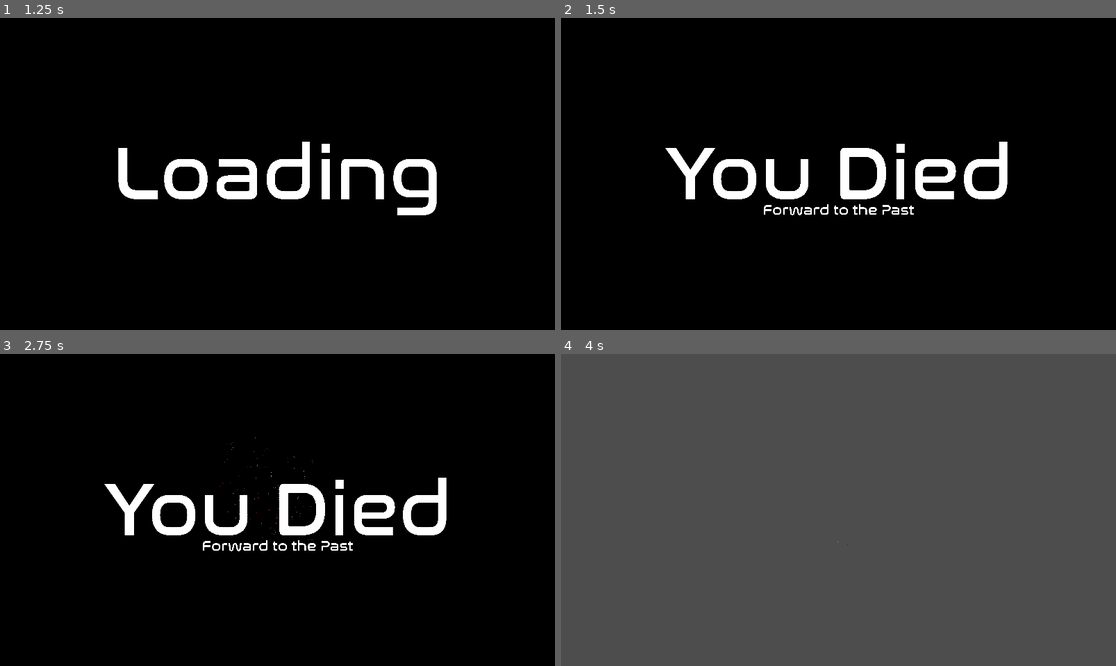
Above: before the commit, frames 1-4 (two rows, left to right).
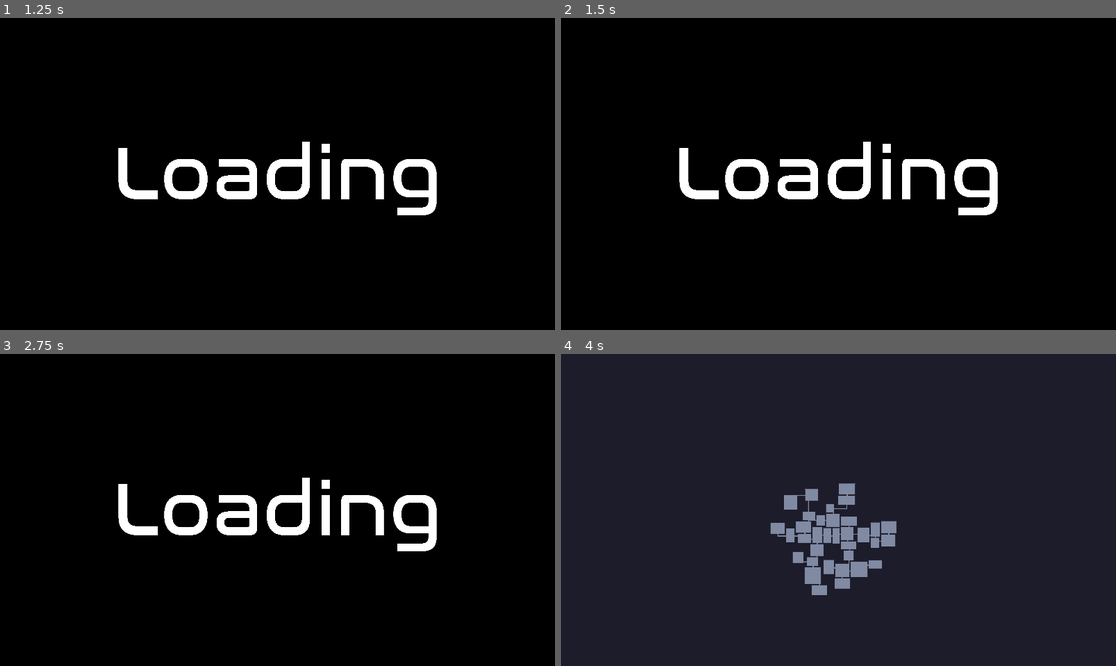
Above: after the commit, the same moments.

Repository: THenriques02/QuantumLoop
Game: Godot game, scene res://Scenes/UI/main_menu.tscn
Same seed, same stepped clock (60 frames per second), same inputs: the game is played once before the commit and once after it.
Inputs (mouse positions are in pixels of both pictures, inside the frame that each line leads up to):
- Up to frame 1 (1.25 s): click "Start Game" at 0.5 s
- Up to frame 2 (1.5 s): tap Enter (ui_accept) at 1.25 s; move the mouse to (960, 158) at 1.27 s; hold D (right) from 1.28 s (still down); hold Q (heal) from 1.28 s (still down); click (960, 158) at 1.42 s
- Up to frame 3 (2.75 s): tap Enter (ui_accept) at 1.52, 1.82, 2, 2.27, 2.57 s; tap 2 (rifle) at 1.55, 2.1 s; move the mouse to (166, 525) at 2.02 s; release D (right) at 2.03 s; release Q (heal) at 2.03 s; hold S (down) from 2.03 s (still down); tap 3 (shotgun) at 2.3 s
- Up to frame 4 (4 s): move the mouse to (894, 441) at 2.77 s; release S (down) at 2.78 s; hold D (right) 2.78-3.53 s; hold 3 (shotgun) 2.78-3.53 s; tap 4 (sniper) at 3.05, 3.6 s; tap Enter (ui_accept) at 3.5, 3.77, 3.8 s; move the mouse to (810, 572) at 3.52 s; hold Up (ui_up) from 3.53 s (still down); click (810, 572) at 3.67 s

Frame 1 is identical in both runs. In frame 2, 5.3% of the frame differs, in the area x 18-81%, y 39-64%; in frame 3, 5.3%; in frame 4, 100%, in the area x 0-100%, y 0-100%.
Error before the commit: Invalid access to property or key 'position' on a base object of type 'Nil'. (res://Scripts/Main/main.gd:101)

Commit message:
Fixed space bar/ enter behaviour

Diff:
--- a/Scripts/Main/main.gd
+++ b/Scripts/Main/main.gd
@@ -5,19 +5,19 @@
 var Player = preload("res://Scenes/Player/player.tscn")
 var Ui = preload("res://Scenes/UI/control.tscn")
 
-#Corpse
+# Corpse
 var Corpse_Loot = preload("res://Scenes/Loot/corpse_loot.tscn")
 
-#Enemies
+# Enemies
 var Slime = preload("res://Scenes/Enemies/slime.tscn")
 var Knight = preload("res://Scenes/Enemies/knight.tscn")
 var Boss_Knight = preload("res://Scenes/Enemies/boss_knight.tscn")
 
-#Objects
+# Objects
 var Chest = preload("res://Scenes/Dungeon/chest.tscn")
 var Weapon_Box = preload("res://Scenes/Dungeon/weapon_box.tscn")
 
-#loot
+# Loot
 var Health = preload("res://Scenes/Loot/health_potion.tscn")
 var Ammo = preload("res://Scenes/Loot/ammo.tscn")
 var Loot_Rifle = preload("res://Scenes/Loot/rifle.tscn")
@@ -28,27 +28,26 @@
 
 var ui_instance
 
-var tile_size = 16 # size of tile in the TileMap
+var tile_size = 16        # size of tile in the TileMap
 var margin_tiles = 500
-var num_rooms = 40 # numer of rooms to generate
-var min_size = 20   # minimum room size ( in tiles)
-var max_size = 40  # maximum room size (in tiles )
-var hspread = 20   # horizontal spread ( in pixels )
-var cull = 0.25     # chance to cull the room
-var seed = randi()
-
-var path           # AStar pathfinding object
+var num_rooms = 40        # number of rooms to generate
+var min_size = 20         # minimum room size (in tiles)
+var max_size = 40         # maximum room size (in tiles)
+var hspread = 20          # horizontal spread (in pixels)
+var cull = 0.25           # chance to cull the room
+
+var path                  # AStar pathfinding object
 var start_room = null
 var end_room = null
 var play_mode = false
 var player = null
 
 var era = 0
-var eras_rooms = {}
-var eras_paths = {}
-var path_switch = []
+var eras_rooms = {}       # era → [[Vector2 position, Vector2 size], ...]
+var eras_paths = {}       # era → [AStar2D_instance, path_switch_array]
+var path_switch = []      # bool array for corridor orientation
 var switch_index = 0
-var eras_corpses = {}
+var eras_corpses = {}     # era → [[pos, health_pots, rifle_picked, rifle_ammo, shotgun_picked, shotgun_ammo, sniper_picked, sniper_ammo], ...]
 
 func _ready():
 	randomize()
@@ -58,27 +57,6 @@
 	$Maintext.visible = false
 	$Subtext.visible = false
 
-
-"""
-func _draw():
-	if start_room:
-		draw_string(font, start_room.position, "start", 0, -1, 16, Color(1, 1, 1))
-	if end_room:
-		draw_string(font, end_room.position, "end", 0, -1, 16, Color(1, 1, 1))
-	if play_mode:
-		return
-	for room in $Rooms.get_children():
-		draw_rect(Rect2(room.position - room.size + room.size / 2, room.size), Color(0,1,0), false)
-	if path:
-		for p in path.get_point_ids():
-			for c in path.get_point_connections(p):
-				var pp = path.get_point_position(p)
-				var cp = path.get_point_position(c)
-				draw_line(pp,cp, Color(1,1,0), 5, true)
-
-func _process(delta):
-	queue_redraw()
-"""
 func _input(event):
 	if event.is_action_pressed("ui_page_down") and player:
 		_show_death_ui()
@@ -88,10 +66,23 @@
 		_show_survive_ui()
 		player_passed()
 
-	if event.is_action_pressed('ui_cancel'):
+	if event.is_action_pressed("ui_cancel"):
 		get_tree().quit()
 
-	if event.is_action_pressed('ui_accept'):
+	# Wait until:
+	#   1. not already in play_mode,
+	#   2. no Death/Survive overlay is visible,
+	#   3. start_room exists and is valid,
+	#   4. player is null (so we don't spawn twice).
+	if event.is_action_pressed("ui_accept") \
+			and not play_mode \
+			and not $Background.visible \
+			and start_room and is_instance_valid(start_room) \
+			and player == null:
+
+		# Immediately flip to play mode to block further 'accept' presses
+		play_mode = true
+
 		spawn_enemies()
 		spawn_objects()
 		spawn_corpses()
@@ -99,6 +90,8 @@
 		player = Player.instantiate()
 		add_child(player)
 		player.position = start_room.position
+		player.add_to_group("player")
+		player.connect("died", Callable(self, "i_died"))
 
 		await get_tree().create_timer(0.1).timeout
 
@@ -106,7 +99,7 @@
 		if cam:
 			cam.make_current()
 
-		var map_cam = self.get_node("Camera2D")
+		# Spawn and configure UI
 		ui_instance = Ui.instantiate()
 		ui_instance.get_node("UI/SubViewportContainer/SubViewport").set_player(player)
 		ui_instance.get_node("UI/SubViewportContainer/SubViewport").set_world(get_tree().root.world_2d)
@@ -117,7 +110,6 @@
 		ui_instance.get_node("UI/SniperAmmo/Label").connect_sniper(player.get_node("Sniper"))
 		$minimap.add_child(ui_instance)
 
-		play_mode = true
 
 func i_died():
 	_show_death_ui()
@@ -142,12 +134,11 @@
 	$Subtext.visible = true
 
 func spawn_enemies():
-	for room in$Rooms.get_children():
+	for room in $Rooms.get_children():
 		if room == end_room:
 			var boss = Boss_Knight.instantiate()
 			boss.position = room.position
 			$Enemies.add_child(boss)
-
 		elif room != start_room:
 			var enemy_count = randi_range(5, 10)
 			for i in range(enemy_count):
@@ -166,26 +157,25 @@
 
 func spawn_corpses():
 	if eras_corpses.has(era):
-			for corpses in eras_corpses[era]:
-				var corpse_loot = Corpse_Loot.instantiate()
-				corpse_loot.position = corpses[0]
-				corpse_loot.set_health_potions(corpses[1])
-				corpse_loot.set_rifle(corpses[2])
-				corpse_loot.set_rifle_ammo(corpses[3])
-				corpse_loot.set_shotgun(corpses[4])
-				corpse_loot.set_shotgun_ammo(corpses[5])
-				corpse_loot.set_sniper(corpses[6])
-				corpse_loot.set_sniper_ammo(corpses[7])
-				$Corpses.add_child(corpse_loot)
+		for corpses in eras_corpses[era]:
+			var corpse_loot = Corpse_Loot.instantiate()
+			corpse_loot.position = corpses[0]
+			corpse_loot.set_health_potions(corpses[1])
+			corpse_loot.set_rifle(corpses[2])
+			corpse_loot.set_rifle_ammo(corpses[3])
+			corpse_loot.set_shotgun(corpses[4])
+			corpse_loot.set_shotgun_ammo(corpses[5])
+			corpse_loot.set_sniper(corpses[6])
+			corpse_loot.set_sniper_ammo(corpses[7])
+			$Corpses.add_child(corpse_loot)
 
 func spawn_objects():
 	for room in $Rooms.get_children():
 		if randf() < 0.5:
 			var num_objects = randi_range(1, 5)
 			for i in range(num_objects):
-
-				var half_w = room.size.x / 2 - (2*tile_size)
-				var half_h = room.size.y / 2 - (2*tile_size)
+				var half_w = room.size.x / 2 - (2 * tile_size)
+				var half_h = room.size.y / 2 - (2 * tile_size)
 				var rx = room.position.x + randf_range(-half_w, half_w)
 				var ry = room.position.y + randf_range(-half_h, half_h)
 
@@ -199,7 +189,6 @@
 						else:
 							loot = Ammo.instantiate()
 						loot.position = Vector2(rx, ry)
-
 				else:
 					object = Weapon_Box.instantiate()
 					var perc = randf()
@@ -219,38 +208,34 @@
 
 func make_rooms():
 	for i in range(num_rooms):
-		var pos = Vector2(randi_range(-hspread, hspread),0)
+		var pos = Vector2(randi_range(-hspread, hspread), 0)
 		var r = Room.instantiate()
 		var w = min_size + randi() % (max_size - min_size)
 		var h = min_size + randi() % (max_size - min_size)
-		r.make_room(pos, Vector2(w,h) * tile_size)
+		r.make_room(pos, Vector2(w, h) * tile_size)
 		$Rooms.add_child(r)
-	# wait for movement to stop
-	await(get_tree().create_timer(1.1).timeout)
+	await get_tree().create_timer(1.1).timeout
 
 	var room_positions = []
-	# cull rooms
 	for room in $Rooms.get_children():
 		if randf() < cull:
 			room.queue_free()
 		else:
 			room.freeze = true
 			room_positions.append(room.position)
-
-	await(get_tree().create_timer(1.1).timeout)
-
-	# generate a minimum spanning treee connecting the rooms
+	await get_tree().create_timer(1.1).timeout
+
+	# generate a minimum spanning tree connecting the rooms
 	path = find_mst(room_positions)
 
 func find_mst(nodes):
 	var path = AStar2D.new()
 	path.add_point(path.get_available_point_id(), nodes.pop_front())
 
-	#repeat until no more nodes remain
 	while nodes:
-		var min_dist = INF # Minimum distance so far
-		var min_p = null   # Position of that node
-		var p = null       # current position
+		var min_dist = INF
+		var min_p = null
+		var p = null
 		for p1 in path.get_point_ids():
 			var p_temp = path.get_point_position(p1)
 			for p2 in nodes:
@@ -268,14 +253,14 @@
 
 func make_map():
 	walls_floor_map.clear()
-	await(get_tree().create_timer(1.1).timeout)
+	await get_tree().create_timer(1.1).timeout
 	find_start_room()
 	find_end_room()
 
 	# Fill TileMap with walls, then carve empty rooms
 	var full_rect = Rect2()
 	for room in $Rooms.get_children():
-		var r = Rect2(room.position - room.size / 2 , room.size)
+		var r = Rect2(room.position - room.size / 2, room.size)
 		full_rect = full_rect.merge(r)
 
 	var margin_pixels = tile_size * margin_tiles
@@ -291,29 +276,28 @@
 	var corridors = []
 	for room in $Rooms.get_children():
 		var s = (room.size / tile_size).floor()  # size in tiles
-		var ul = ((room.position - room.size + room.size / 2))/tile_size  # top-left in tile coords
+		var ul = ((room.position - room.size + room.size / 2)) / tile_size  # top-left in tile coords
 
 		var count_x = 0
-
-		for x in range(s.x-1):
+		for x in range(s.x - 1):
 			var count_y = 0
-			for y in range(s.y-1):
+			for y in range(s.y - 1):
 				walls_floor_map.set_cell(Vector2i(ul.x + x, ul.y + y), 0, Vector2i(1, 6))
 				if count_x == 0 and count_y == 0:
 					walls_floor_map.set_cell(Vector2i(ul.x + x, ul.y + y), 0, Vector2i(3, 0))
-				elif count_x == s.x-2 and count_y == 0:
+				elif count_x == s.x - 2 and count_y == 0:
 					walls_floor_map.set_cell(Vector2i(ul.x + x, ul.y + y), 0, Vector2i(5, 0))
-				elif count_x == s.x-2 and count_y ==  s.y-2:
+				elif count_x == s.x - 2 and count_y == s.y - 2:
 					walls_floor_map.set_cell(Vector2i(ul.x + x, ul.y + y), 0, Vector2i(5, 3))
-				elif count_x == 0 and count_y == s.y-2:
+				elif count_x == 0 and count_y == s.y - 2:
 					walls_floor_map.set_cell(Vector2i(ul.x + x, ul.y + y), 0, Vector2i(3, 3))
 				elif count_y == 0:
 					walls_floor_map.set_cell(Vector2i(ul.x + x, ul.y + y), 0, Vector2i(1, 2))
-				elif count_y == s.y-2:
+				elif count_y == s.y - 2:
 					walls_floor_map.set_cell(Vector2i(ul.x + x, ul.y + y), 0, Vector2i(4, 3))
 				elif count_x == 0:
 					walls_floor_map.set_cell(Vector2i(ul.x + x, ul.y + y), 0, Vector2i(2, 1))
-				elif count_x == s.x-2:
+				elif count_x == s.x - 2:
 					walls_floor_map.set_cell(Vector2i(ul.x + x, ul.y + y), 0, Vector2i(5, 1))
 				count_y += 1
 			count_x += 1
@@ -324,7 +308,6 @@
 			if not conn in corridors:
 				var start = walls_floor_map.local_to_map(path.get_point_position(p))
 				var end = walls_floor_map.local_to_map(path.get_point_position(conn))
-
 				carve_path(start, end)
 		corridors.append(p)
 
@@ -339,8 +322,10 @@
 	# Carve a path between 2 points
 	var x_diff = sign(pos2.x - pos1.x)
 	var y_diff = sign(pos2.y - pos1.y)
-	if x_diff == 0: x_diff = pow(-1.0, randi() % 2)
-	if y_diff == 0: y_diff = pow(-1.0, randi() % 2)
+	if x_diff == 0:
+		x_diff = pow(-1.0, randi() % 2)
+	if y_diff == 0:
+		y_diff = pow(-1.0, randi() % 2)
 
 	# choose either x/y or y/x
 	var x_y = pos1
@@ -352,118 +337,111 @@
 			y_x = pos1
 		switch_index += 1
 	else:
-		var switch = false
+		var sw = false
 		if (randi() % 2) > 0:
 			x_y = pos2
 			y_x = pos1
-			switch = true
-		path_switch.append(switch)
+			sw = true
+		path_switch.append(sw)
 
 	if x_diff > 0:
-		if walls_floor_map.get_cell_atlas_coords(Vector2i(pos1.x,x_y.y)) == Vector2i(1,1):
-			walls_floor_map.set_cell(Vector2i(pos1.x - x_diff, x_y.y), 0,  Vector2i(2, 1))
-			walls_floor_map.set_cell(Vector2i(pos1.x - x_diff, x_y.y + y_diff), 0,  Vector2i(2, 1))
-
+		if walls_floor_map.get_cell_atlas_coords(Vector2i(pos1.x, x_y.y)) == Vector2i(1, 1):
+			walls_floor_map.set_cell(Vector2i(pos1.x - x_diff, x_y.y), 0, Vector2i(2, 1))
+			walls_floor_map.set_cell(Vector2i(pos1.x - x_diff, x_y.y + y_diff), 0, Vector2i(2, 1))
 	else:
-		if walls_floor_map.get_cell_atlas_coords(Vector2i(pos1.x,x_y.y)) == Vector2i(1,1):
-			walls_floor_map.set_cell(Vector2i(pos1.x - x_diff, x_y.y), 0,  Vector2i(0, 1))
-			walls_floor_map.set_cell(Vector2i(pos1.x - x_diff, x_y.y + y_diff), 0,  Vector2i(0, 1))
+		if walls_floor_map.get_cell_atlas_coords(Vector2i(pos1.x, x_y.y)) == Vector2i(1, 1):
+			walls_floor_map.set_cell(Vector2i(pos1.x - x_diff, x_y.y), 0, Vector2i(0, 1))
+			walls_floor_map.set_cell(Vector2i(pos1.x - x_diff, x_y.y + y_diff), 0, Vector2i(0, 1))
 
 	if y_diff > 0:
-		if walls_floor_map.get_cell_atlas_coords(Vector2i(y_x.x, pos1.y)) == Vector2i(1,1):
+		if walls_floor_map.get_cell_atlas_coords(Vector2i(y_x.x, pos1.y)) == Vector2i(1, 1):
 			walls_floor_map.set_cell(Vector2i(y_x.x, pos1.y - y_diff), 0, Vector2i(1, 2))
 			walls_floor_map.set_cell(Vector2i(y_x.x + x_diff, pos1.y - y_diff), 0, Vector2i(1, 2))
 	else:
-		if walls_floor_map.get_cell_atlas_coords(Vector2i(y_x.x, pos1.y)) == Vector2i(1,1):
+		if walls_floor_map.get_cell_atlas_coords(Vector2i(y_x.x, pos1.y)) == Vector2i(1, 1):
 			walls_floor_map.set_cell(Vector2i(y_x.x, pos1.y - y_diff), 0, Vector2i(1, 0))
 			walls_floor_map.set_cell(Vector2i(y_x.x + x_diff, pos1.y - y_diff), 0, Vector2i(1, 0))
 
-
-
-
 	for x in range(pos1.x, pos2.x, x_diff):
-		if walls_floor_map.get_cell_atlas_coords(Vector2i(x,x_y.y)) == Vector2i(1,6) and walls_floor_map.get_cell_atlas_coords(Vector2i(x,x_y.y + y_diff)) == Vector2i(1,6):
+		if walls_floor_map.get_cell_atlas_coords(Vector2i(x, x_y.y)) == Vector2i(1, 6) and walls_floor_map.get_cell_atlas_coords(Vector2i(x, x_y.y + y_diff)) == Vector2i(1, 6):
 			continue
-		var tile_2y_diff =  walls_floor_map.get_cell_atlas_coords(Vector2i(x,x_y.y + 2 * y_diff))
-		var tile_neg_y_diff =  walls_floor_map.get_cell_atlas_coords(Vector2i(x,x_y.y - y_diff))
+		var tile_2y_diff = walls_floor_map.get_cell_atlas_coords(Vector2i(x, x_y.y + 2 * y_diff))
+		var tile_neg_y_diff = walls_floor_map.get_cell_atlas_coords(Vector2i(x, x_y.y - y_diff))
 
 		if y_diff > 0:
-			# Walls
-			if tile_2y_diff == Vector2i(1,1):
-				walls_floor_map.set_cell(Vector2i(x, x_y.y + 2 * y_diff), 0,  Vector2i(4, 3))
-			elif tile_2y_diff == Vector2i(3,3) or tile_2y_diff == Vector2i(5,3):
-				walls_floor_map.set_cell(Vector2i(x, x_y.y + 2 * y_diff), 0,  Vector2i(4, 3))
-			elif tile_2y_diff == Vector2i(2,1):
-				walls_floor_map.set_cell(Vector2i(x, x_y.y + 2 * y_diff), 0,  Vector2i(2, 0))
-			elif tile_2y_diff == Vector2i(5,1):
-				walls_floor_map.set_cell(Vector2i(x, x_y.y + 2 * y_diff), 0,  Vector2i(0, 0))
-
-			if 	tile_neg_y_diff == Vector2i(1,1):
-				walls_floor_map.set_cell(Vector2i(x, x_y.y - y_diff), 0,  Vector2i(1, 2))
-			elif tile_neg_y_diff == Vector2i(3,0) or tile_neg_y_diff == Vector2i(5,0):
-				walls_floor_map.set_cell(Vector2i(x, x_y.y - y_diff), 0,  Vector2i(1, 2))
-			elif tile_neg_y_diff == Vector2i(2,1):
-				walls_floor_map.set_cell(Vector2i(x, x_y.y - y_diff), 0,  Vector2i(2, 2))
-			elif tile_neg_y_diff == Vector2i(5,1):
-				walls_floor_map.set_cell(Vector2i(x, x_y.y - y_diff), 0,  Vector2i(0, 2))
-
+			if tile_2y_diff == Vector2i(1, 1):
+				walls_floor_map.set_cell(Vector2i(x, x_y.y + 2 * y_diff), 0, Vector2i(4, 3))
+			elif tile_2y_diff == Vector2i(3, 3) or tile_2y_diff == Vector2i(5, 3):
+				walls_floor_map.set_cell(Vector2i(x, x_y.y + 2 * y_diff), 0, Vector2i(4, 3))
+			elif tile_2y_diff == Vector2i(2, 1):
+				walls_floor_map.set_cell(Vector2i(x, x_y.y + 2 * y_diff), 0, Vector2i(2, 0))
+			elif tile_2y_diff == Vector2i(5, 1):
+				walls_floor_map.set_cell(Vector2i(x, x_y.y + 2 * y_diff), 0, Vector2i(0, 0))
+
+			if tile_neg_y_diff == Vector2i(1, 5):
+				walls_floor_map.set_cell(Vector2i(x, x_y.y - y_diff), 0, Vector2i(1, 2))
+			elif tile_neg_y_diff == Vector2i(3, 0) or tile_neg_y_diff == Vector2i(5, 0):
+				walls_floor_map.set_cell(Vector2i(x, x_y.y - y_diff), 0, Vector2i(1, 2))
+			elif tile_neg_y_diff == Vector2i(2, 1):
+				walls_floor_map.set_cell(Vector2i(x, x_y.y - y_diff), 0, Vector2i(2, 2))
+			elif tile_neg_y_diff == Vector2i(5, 1):
+				walls_floor_map.set_cell(Vector2i(x, x_y.y - y_diff), 0, Vector2i(0, 2))
 		else:
-			if tile_2y_diff == Vector2i(1,1):
-				walls_floor_map.set_cell(Vector2i(x, x_y.y + 2 * y_diff), 0,  Vector2i(1, 2))
-			elif tile_2y_diff == Vector2i(3,0) or tile_2y_diff == Vector2i(5,0):
-				walls_floor_map.set_cell(Vector2i(x, x_y.y + 2 * y_diff), 0,  Vector2i(1, 2))
-			elif tile_2y_diff == Vector2i(2,1):
-				walls_floor_map.set_cell(Vector2i(x, x_y.y + 2 * y_diff), 0,  Vector2i(2, 2))
-			elif tile_2y_diff == Vector2i(5,1):
-				walls_floor_map.set_cell(Vector2i(x, x_y.y + 2 * y_diff), 0,  Vector2i(0, 2))
-
-			if 	tile_neg_y_diff == Vector2i(1,1):
-				walls_floor_map.set_cell(Vector2i(x, x_y.y - y_diff), 0,  Vector2i(4, 3))
-			elif tile_neg_y_diff == Vector2i(3,3) or tile_neg_y_diff == Vector2i(5,3):
-				walls_floor_map.set_cell(Vector2i(x, x_y.y - y_diff), 0,  Vector2i(4, 3))
-			elif tile_neg_y_diff == Vector2i(2,1):
-				walls_floor_map.set_cell(Vector2i(x, x_y.y - y_diff), 0,  Vector2i(2, 0))
-			elif tile_neg_y_diff == Vector2i(5,1):
-				walls_floor_map.set_cell(Vector2i(x, x_y.y - y_diff), 0,  Vector2i(0, 0))
-
-		walls_floor_map.set_cell(Vector2i(x, x_y.y), 0,  Vector2i(1, 6))
-		walls_floor_map.set_cell(Vector2i(x, x_y.y + y_diff), 0,  Vector2i(1, 6))
+			if tile_2y_diff == Vector2i(1, 1):
+				walls_floor_map.set_cell(Vector2i(x, x_y.y + 2 * y_diff), 0, Vector2i(1, 2))
+			elif tile_2y_diff == Vector2i(3, 0) or tile_2y_diff == Vector2i(5, 0):
+				walls_floor_map.set_cell(Vector2i(x, x_y.y + 2 * y_diff), 0, Vector2i(1, 2))
+			elif tile_2y_diff == Vector2i(2, 1):
+				walls_floor_map.set_cell(Vector2i(x, x_y.y + 2 * y_diff), 0, Vector2i(2, 2))
+			elif tile_2y_diff == Vector2i(5, 1):
+				walls_floor_map.set_cell(Vector2i(x, x_y.y + 2 * y_diff), 0, Vector2i(0, 2))
+
+			if tile_neg_y_diff == Vector2i(1, 1):
+				walls_floor_map.set_cell(Vector2i(x, x_y.y - y_diff), 0, Vector2i(4, 3))
+			elif tile_neg_y_diff == Vector2i(3, 3) or tile_neg_y_diff == Vector2i(5, 3):
+				walls_floor_map.set_cell(Vector2i(x, x_y.y - y_diff), 0, Vector2i(4, 3))
+			elif tile_neg_y_diff == Vector2i(2, 1):
+				walls_floor_map.set_cell(Vector2i(x, x_y.y - y_diff), 0, Vector2i(2, 0))
+			elif tile_neg_y_diff == Vector2i(5, 1):
+				walls_floor_map.set_cell(Vector2i(x, x_y.y - y_diff), 0, Vector2i(0, 0))
+
+		walls_floor_map.set_cell(Vector2i(x, x_y.y), 0, Vector2i(1, 6))
+		walls_floor_map.set_cell(Vector2i(x, x_y.y + y_diff), 0, Vector2i(1, 6))
 
 	for y in range(pos1.y, pos2.y, y_diff):
-		if walls_floor_map.get_cell_atlas_coords(Vector2i(y_x.x,y)) == Vector2i(1,6) and walls_floor_map.get_cell_atlas_coords(Vector2i(y_x.x + x_diff,y)) == Vector2i(1,6):
+		if walls_floor_map.get_cell_atlas_coords(Vector2i(y_x.x, y)) == Vector2i(1, 6) and walls_floor_map.get_cell_atlas_coords(Vector2i(y_x.x + x_diff, y)) == Vector2i(1, 6):
 			continue
 
-		var tile_2x_diff =  walls_floor_map.get_cell_atlas_coords(Vector2i(y_x.x + 2 * x_diff,y))
-		var tile_neg_x_diff =  walls_floor_map.get_cell_atlas_coords(Vector2i(y_x.x - x_diff,y))
+		var tile_2x_diff = walls_floor_map.get_cell_atlas_coords(Vector2i(y_x.x + 2 * x_diff, y))
+		var tile_neg_x_diff = walls_floor_map.get_cell_atlas_coords(Vector2i(y_x.x - x_diff, y))
 
 		if x_diff > 0:
-			if tile_2x_diff == Vector2i(1,1):
+			if tile_2x_diff == Vector2i(1, 1):
 				walls_floor_map.set_cell(Vector2i(y_x.x + 2 * x_diff, y), 0, Vector2i(0, 1))
-			elif tile_2x_diff == Vector2i(1,2):
+			elif tile_2x_diff == Vector2i(1, 2):
 				walls_floor_map.set_cell(Vector2i(y_x.x + 2 * x_diff, y), 0, Vector2i(0, 2))
-			elif tile_2x_diff == Vector2i(4,3):
+			elif tile_2x_diff == Vector2i(4, 3):
 				walls_floor_map.set_cell(Vector2i(y_x.x + 2 * x_diff, y), 0, Vector2i(0, 0))
 
-			if tile_neg_x_diff == Vector2i(1,1):
+			if tile_neg_x_diff == Vector2i(1, 1):
 				walls_floor_map.set_cell(Vector2i(y_x.x - x_diff, y), 0, Vector2i(2, 1))
-			elif tile_neg_x_diff == Vector2i(1,2):
+			elif tile_neg_x_diff == Vector2i(1, 2):
 				walls_floor_map.set_cell(Vector2i(y_x.x - x_diff, y), 0, Vector2i(2, 2))
-			elif tile_neg_x_diff == Vector2i(4,3):
+			elif tile_neg_x_diff == Vector2i(4, 3):
 				walls_floor_map.set_cell(Vector2i(y_x.x - x_diff, y), 0, Vector2i(2, 0))
-
 		else:
-			if tile_2x_diff == Vector2i(1,1):
+			if tile_2x_diff == Vector2i(1, 1):
 				walls_floor_map.set_cell(Vector2i(y_x.x + 2 * x_diff, y), 0, Vector2i(2, 1))
-			elif tile_2x_diff == Vector2i(1,2):
+			elif tile_2x_diff == Vector2i(1, 2):
 				walls_floor_map.set_cell(Vector2i(y_x.x + 2 * x_diff, y), 0, Vector2i(2, 2))
-			elif tile_2x_diff == Vector2i(4,3):
+			elif tile_2x_diff == Vector2i(4, 3):
 				walls_floor_map.set_cell(Vector2i(y_x.x + 2 * x_diff, y), 0, Vector2i(2, 0))
 
-			if tile_neg_x_diff == Vector2i(1,1):
+			if tile_neg_x_diff == Vector2i(1, 1):
 				walls_floor_map.set_cell(Vector2i(y_x.x - x_diff, y), 0, Vector2i(0, 1))
-			elif tile_neg_x_diff == Vector2i(1,2):
+			elif tile_neg_x_diff == Vector2i(1, 2):
 				walls_floor_map.set_cell(Vector2i(y_x.x - x_diff, y), 0, Vector2i(0, 2))
-			elif tile_neg_x_diff == Vector2i(4,3):
+			elif tile_neg_x_diff == Vector2i(4, 3):
 				walls_floor_map.set_cell(Vector2i(y_x.x - x_diff, y), 0, Vector2i(0, 0))
 
 		walls_floor_map.set_cell(Vector2i(y_x.x, y), 0, Vector2i(1, 6))
@@ -501,19 +479,21 @@
 		eras_paths[era].append(path_switch)
 		eras_rooms[era] = []
 		for room in $Rooms.get_children():
-			eras_rooms[era].append([Vector2i(int(room.position.x),int(room.position.y)),room.size])
+			eras_rooms[era].append([Vector2i(int(room.position.x), int(room.position.y)), room.size])
 
 func store_corpse():
 	if not eras_corpses.has(era):
 		eras_corpses[era] = []
-	eras_corpses[era].append([Vector2i(int(player.position.x),int(player.position.y)),
-	player.health_potions,
-	player.get_node("Rifle").picked,
-	player.get_node("Rifle").ammo,
-	player.get_node("Shotgun").picked,
-	player.get_node("Shotgun").ammo,
-	player.get_node("Sniper").picked,
-	player.get_node("Sniper").ammo])
+	eras_corpses[era].append([
+		Vector2i(int(player.position.x), int(player.position.y)),
+		player.health_potions,
+		player.get_node("Rifle").picked,
+		player.get_node("Rifle").ammo,
+		player.get_node("Shotgun").picked,
+		player.get_node("Shotgun").ammo,
+		player.get_node("Sniper").picked,
+		player.get_node("Sniper").ammo
+	])
 	for corpse in $Corpses.get_children():
 		corpse.queue_free()
 
@@ -525,7 +505,8 @@
 	for camera in $minimap.get_children():
 		camera.queue_free()
 
-	player.queue_free()
+	if player and is_instance_valid(player):
+		player.queue_free()
 	play_mode = false
 
 	for e in $Enemies.get_children():
@@ -546,7 +527,7 @@
 
 func new_dungeon():
 	delete_assets()
-	await(get_tree().create_timer(1.1).timeout)
+	await get_tree().create_timer(1.1).timeout
 	reset_vars()
 
 	walls_floor_map.clear()
@@ -556,9 +537,8 @@
 		path_switch = eras_paths[era][1]
 		for values in eras_rooms[era]:
 			var r = Room.instantiate()
-			r.make_room(values[0],values[1])
+			r.make_room(values[0], values[1])
 			$Rooms.add_child(r)
-
 	else:
 		await make_rooms()
 	await make_map()
